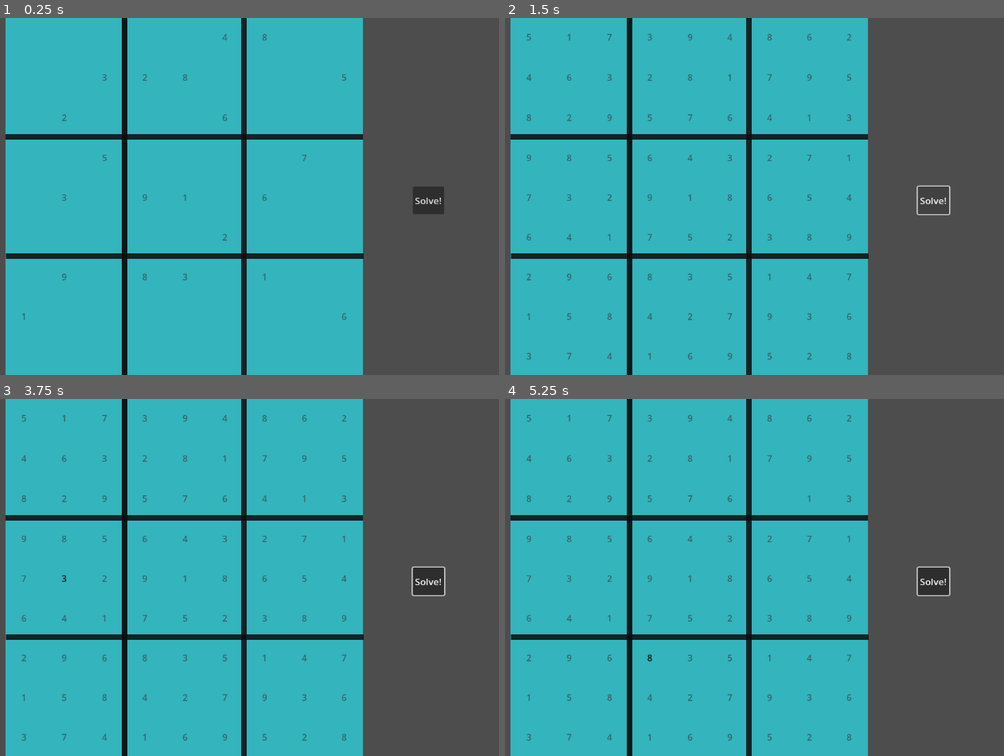
Above: before the commit, frames 1-4 (two rows, left to right).
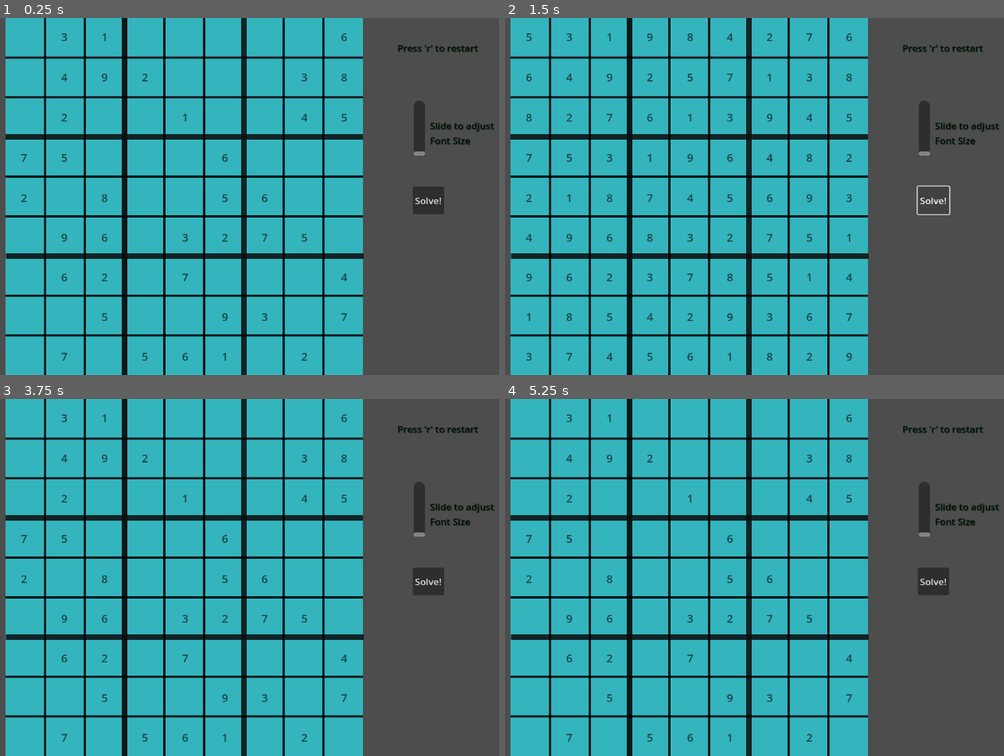
Above: after the commit, the same moments.

Repository: jackrattler/Sudoku-Solver
Game: Godot game, scene res://Scenes/main.tscn
Two runs of this game, one before a commit and one after it. Both use one fixed random seed, a clock stepped at 60 frames per second and the inputs below.
Inputs (mouse positions are in pixels of both pictures, inside the frame that each line leads up to):
- Up to frame 1 (0.25 s): no input
- Up to frame 2 (1.5 s): click "Solve!" at 0.5 s; click "Solve!" at 1.25 s
- Up to frame 3 (3.75 s): click "Solve!" at 2 s; tap Enter at 2.75 s; move the mouse to (324, 559) at 2.77 s; tap 0 (0) at 2.85, 3.6 s; tap R (restart, bound only after the commit) at 3.5 s; move the mouse to (54, 595) at 3.52 s
- Up to frame 4 (5.25 s): tap R (restart, bound only after the commit) at 4.25, 5 s; move the mouse to (754, 498) at 4.27 s; click (754, 498) at 4.35 s; tap 0 (0) at 4.55, 5.1 s; move the mouse to (659, 648) at 5.02 s

The runs differ from the first frame. In frame 1, 7.2% of the frame differs, in the area x 1-100%, y 0-100%; in frame 2, 7.8%; in frame 3, 7.7%; in frame 4, 7.6%.
Error before the commit: Invalid access of index '0' on a base object of type: 'Array'. (res://Scripts/grid_container.gd:54)
Error after the commit: Invalid access of index '0' on a base object of type: 'Array'. (res://Scripts/grid_container.gd:55)

Commit message:
added feeback if invalid digit is entered

Diff:
--- a/sudoku-solver/Scenes/main.tscn
+++ b/sudoku-solver/Scenes/main.tscn
@@ -1,8 +1,9 @@
-[gd_scene load_steps=4 format=3 uid="uid://c2aqo77qcl5wq"]
+[gd_scene load_steps=5 format=3 uid="uid://c2aqo77qcl5wq"]
 
 [ext_resource type="Script" uid="uid://ngbosgn4h3mk" path="res://Scripts/main.gd" id="1_8gbba"]
 [ext_resource type="Theme" uid="uid://bmhc6n4g43sju" path="res://Settings/main.tres" id="1_bo1nx"]
 [ext_resource type="Script" uid="uid://douwwevst3n5n" path="res://Scripts/grid_container.gd" id="2_8gbba"]
+[ext_resource type="Script" uid="uid://bfpgxhuegapkj" path="res://Scripts/scroller.gd" id="4_jjvhh"]
 
 [node name="Control" type="Control"]
 layout_mode = 3
@@ -64,4 +65,114 @@
 theme = ExtResource("1_bo1nx")
 text = "Solve!"
 
+[node name="Line2D2" type="Line2D" parent="."]
+modulate = Color(0.0475577, 0.0475576, 0.0475576, 1)
+position = Vector2(252, 72)
+points = PackedVector2Array(0, 0, 648, 0)
+width = 4.0
+default_color = Color(0.054902, 0.054902, 0.054902, 0.870588)
+
+[node name="Line2D4" type="Line2D" parent="."]
+modulate = Color(0.0475577, 0.0475576, 0.0475576, 1)
+position = Vector2(252, 144)
+points = PackedVector2Array(0, 0, 648, 0)
+width = 4.0
+default_color = Color(0.054902, 0.054902, 0.054902, 0.870588)
+
+[node name="Line2D13" type="Line2D" parent="."]
+modulate = Color(0.0475577, 0.0475576, 0.0475576, 1)
+position = Vector2(252, 504)
+points = PackedVector2Array(0, 0, 648, 0)
+width = 4.0
+default_color = Color(0.054902, 0.054902, 0.054902, 0.870588)
+
+[node name="Line2D12" type="Line2D" parent="."]
+modulate = Color(0.0475577, 0.0475576, 0.0475576, 1)
+position = Vector2(252, 360)
+points = PackedVector2Array(0, 0, 648, 0)
+width = 4.0
+default_color = Color(0.054902, 0.054902, 0.054902, 0.870588)
+
+[node name="Line2D7" type="Line2D" parent="."]
+modulate = Color(0.0475577, 0.0475576, 0.0475576, 1)
+position = Vector2(252, 288)
+points = PackedVector2Array(0, 0, 648, 0)
+width = 4.0
+default_color = Color(0.054902, 0.054902, 0.054902, 0.870588)
+
+[node name="Line2D6" type="Line2D" parent="."]
+modulate = Color(0.0475577, 0.0475576, 0.0475576, 1)
+position = Vector2(252, 576)
+points = PackedVector2Array(0, 0, 648, 0)
+width = 4.0
+default_color = Color(0.054902, 0.054902, 0.054902, 0.870588)
+
+[node name="Line2D8" type="Line2D" parent="."]
+modulate = Color(0.0475577, 0.0475576, 0.0475576, 1)
+position = Vector2(324, 0)
+points = PackedVector2Array(0, 0, 0, 648)
+width = 4.0
+default_color = Color(0.054902, 0.054902, 0.054902, 0.870588)
+
+[node name="Line2D9" type="Line2D" parent="."]
+modulate = Color(0.0475577, 0.0475576, 0.0475576, 1)
+position = Vector2(396, 0)
+points = PackedVector2Array(0, 0, 0, 648)
+width = 4.0
+default_color = Color(0.054902, 0.054902, 0.054902, 0.870588)
+
+[node name="Line2D10" type="Line2D" parent="."]
+modulate = Color(0.0475577, 0.0475576, 0.0475576, 1)
+position = Vector2(540, 0)
+points = PackedVector2Array(0, 0, 0, 648)
+width = 4.0
+default_color = Color(0.054902, 0.054902, 0.054902, 0.870588)
+
+[node name="Line2D11" type="Line2D" parent="."]
+modulate = Color(0.0475577, 0.0475576, 0.0475576, 1)
+position = Vector2(612, 0)
+points = PackedVector2Array(0, 0, 0, 648)
+width = 4.0
+default_color = Color(0.054902, 0.054902, 0.054902, 0.870588)
+
+[node name="Line2D5" type="Line2D" parent="."]
+modulate = Color(0.0475577, 0.0475576, 0.0475576, 1)
+position = Vector2(756, 0)
+points = PackedVector2Array(0, 0, 0, 648)
+width = 4.0
+default_color = Color(0.054902, 0.054902, 0.054902, 0.870588)
+
+[node name="Line2D3" type="Line2D" parent="."]
+modulate = Color(0.0475577, 0.0475576, 0.0475576, 1)
+position = Vector2(828, 0)
+points = PackedVector2Array(0, 0, 0, 648)
+width = 4.0
+default_color = Color(0.054902, 0.054902, 0.054902, 0.870588)
+
+[node name="VScrollBar" type="VScrollBar" parent="."]
+layout_mode = 0
+offset_left = 1012.0
+offset_top = 250.0
+offset_right = 1032.0
+offset_bottom = 350.0
+rotation = 3.14159
+script = ExtResource("4_jjvhh")
+
+[node name="Label" type="Label" parent="."]
+layout_mode = 0
+offset_left = 1021.0
+offset_top = 183.0
+offset_right = 1138.0
+offset_bottom = 234.0
+text = "Slide to adjust
+Font Size"
+
+[node name="Label2" type="Label" parent="."]
+offset_left = 962.0
+offset_top = 42.0
+offset_right = 1079.0
+offset_bottom = 93.0
+text = "Press 'r' to restart"
+
 [connection signal="pressed" from="Button" to="." method="_on_button_pressed"]
+[connection signal="value_changed" from="VScrollBar" to="VScrollBar" method="_on_value_changed"]
--- a/sudoku-solver/Scripts/grid_container.gd
+++ b/sudoku-solver/Scripts/grid_container.gd
@@ -4,17 +4,17 @@
 @onready var GRID_SIZE = 9
 @onready var th = load("res://Settings/main.tres") as Theme
 @onready var lbl = load("res://Scenes/label.tscn")
-@onready var tst_board =   [[0,0,0,0,0,4,8,0,0],      #board to solve
-						 	[0,0,3,2,8,0,0,0,5],
-							[0,2,0,0,0,6,0,0,0],
-							[0,0,5,0,0,0,0,7,0],
-							[0,3,0,9,1,0,6,0,0],
-							[0,0,0,0,0,2,0,0,0],
-							[0,9,0,8,3,0,1,0,0],
-							[1,0,0,0,0,0,0,0,6],
-							[0,0,0,0,0,0,0,0,0]]
+@onready var tst_board =   [[0,3,1,0,0,0,0,0,6],      #board on start
+						 	[0,4,9,2,0,0,0,3,8],
+							[0,2,0,0,1,0,0,4,5],
+							[7,5,0,0,0,6,0,0,0],
+							[2,0,8,0,0,5,6,0,0],
+							[0,9,6,0,3,2,7,5,0],
+							[0,6,2,0,7,0,0,0,4],
+							[0,0,5,0,0,9,3,0,7],
+							[0,7,0,5,6,1,0,2,0]]
 
-@onready var label_board = []				#set up blank board
+@onready var label_board = []
 @onready var board = []
 @onready var coor = []
 @onready var main = $"../.."
@@ -51,9 +51,13 @@
 		if Input.is_action_just_pressed(str(i)):
 			if i in range(1, 10) && i in main.find_valid(board, coor):
 				update_boards(str(i), [coor[0],coor[1]])
-			if i == 0: update_boards(str(i), [coor[0],coor[1]])
+			elif i == 0:
+				update_boards(str(i), [coor[0],coor[1]])
+			else:
+				$"../../Label2".text = "invalid number!"
 
-
+	if Input.is_action_just_pressed("restart"):
+		get_tree().reload_current_scene()
 
 
 
@@ -65,9 +69,9 @@
 
 func on_click(cell):		#connects to signal that triggers when cell is clicked
 	coor = find_cell(cell)  #find which cell produced the signal
-	print ("clicked the cell " + str(int(coor[0])) + str(int(coor[1])))
 
 func update_boards(action, pos):
+	reset_label2()
 	if action != "0":
 		board[pos[0]][pos[1]] = int(action)
 		label_board[pos[0]][pos[1]].text = str(board[pos[0]][pos[1]])
@@ -75,3 +79,5 @@
 	else:
 		board[pos[0]][pos[1]] = 0
 		label_board[pos[0]][pos[1]].text = ''
+func reset_label2():
+	$"../../Label2".text = "Press 'r' to restart"
--- a/sudoku-solver/Scripts/main.gd
+++ b/sudoku-solver/Scripts/main.gd
@@ -7,12 +7,13 @@
 @onready var valids_board = []
 
 func _ready() -> void:
+	####initialise board####
 	for y in grid.GRID_SIZE:
 		var row = []
 		for x in grid.GRID_SIZE:
 			row.append(0)
 		board.append(row)
-
+	######valids board#####
 	for y in grid.GRID_SIZE:
 		var row = []
 		for x in grid.GRID_SIZE:
@@ -22,19 +23,24 @@
 
 
 func _on_button_pressed() -> void:
+	####when 'Solve' button is pressed
 	board = grid.board.duplicate()
 	solve()
 
 
 func solve():
-	if simple_solve():
-		update_board()
-	#if find_uniques():			#need to fix function-
-		#update_board()			#== operator sucks?
-	if brute():
-		update_board()
-	else:
-		print("not happenin")
+	while true:
+		if simple_solve():
+			break
+		if find_uniques():			#need to fix function-
+			break
+		if brute():
+			break
+		else:
+			print("not happenin")
+			break
+	update_board()
+
 
 
 
@@ -59,7 +65,7 @@
 			if len(valids) == 1:                            #if only 1 valid number
 				board[i[0]][i[1]] = valids[0]           #insert that number to the board
 				valids_board[i[0]][i[1]] = 0                #remove any digits from the corresponding valids_board cell
-				continue
+				simple_solve()
 
 			if len(valids) > 1 and i == empty_cells[-1]:      #if we exhaust the empties and still can't solve
 				return false                                #get outta here
@@ -91,50 +97,59 @@
 
 	for i in range(9):
 		for j in range(9):
-			if not valids_board[i][j] == 0:                      #loop through valids_board searching for unsolved cells
+			if valids_board[i][j]:                      #loop through valids_board searching for unsolved cells
 				var pos = [i,j]
-				var exclusive = valids_board[pos[0]][pos[1]]
-				for x in range(9):
+				var exclusive = valids_board[pos[0]][pos[1]].duplicate(true)
+
+				for a in valids_board[pos[0]][pos[1]]:
+					for x in range(9):
+						if is_instance_of(valids_board[pos[0]][x], TYPE_ARRAY) and a in valids_board[pos[0]][x] and not [pos[0], x] == pos:
+							exclusive.erase(a)
+						if is_instance_of(valids_board[x][pos[1]], TYPE_ARRAY) and a in valids_board[x][pos[1]] and not [x, pos[1]] == pos:
+							exclusive.erase(a)
+
+					for x in range (int(i/3), int(i/3) * 3 + 3):            #3x3 grid check
+						for y in range(int(j/3), int(j/3)* 3 + 3 ):
+							if is_instance_of(valids_board[x][y], TYPE_ARRAY) and a in valids_board[x][y] and not [x,y] == (pos):
+								exclusive.erase(a)
+
+				'''for x in range(9):
 					if valids_board[i][x] and not [i,x] == (pos):        #if not the current cell and not a solved cell
-						exclusive = exclusive - valids_board[i][x]   #subtract the valids from our current cells valids
+						exclusive = exclusive.append(valids_board[i][x])   #add all valids to exclusive array
 				for y in range(9):
 					if valids_board[y][j] and not [y,j] == (pos):
-						exclusive = exclusive - valids_board[y][j]
+						exclusive = exclusive.append(valids_board[y][j])
 
 				for x in range (int(i/3), int(i/3) * 3 + 3):            #3x3 grid check
 					for y in range(int(j/3), int(j/3)* 3 + 3 ):
 						if valids_board[x][y] and not [x,y] == (pos):
-							exclusive = exclusive - valids_board[x][y]
+							exclusive = exclusive - valids_board[x][y]'''
 
 				#if a digit is only valid for this cell within its row, column or 3x3 grid
 				#pop it in the board and remove the valids
 				if len(exclusive) == 1:
 					board[pos[0]][pos[1]] = exclusive[0]
 					valids_board[pos[0]][pos[1]] = 0
-					return find_uniques()               #if a cells solution has been found start again until no cell solutions are found
+					find_uniques()               #if a cells solution has been found start again until no cell solutions are found
 
 func find_valid(board, pos):         #find all valid digits at pos
 	var valids := Array(range(1,10))
 
 	for i in range(9):
-		for j in range (9):
-				#check within the cells row ignoring current pos and remove invalid
-			if board[i][pos[1]] in valids and not (pos == [i,pos[1]]):
-				var p = valids.find(board[i][pos[1]])
-				valids.remove_at(p)
-				#check against column
-			if board[pos[0]][j] in valids and not (pos == [pos[0],j]):
-				var p = valids.find(board[pos[0]][j])
-				valids.remove_at(p)
+			#check within the cells row ignoring current pos and remove invalid
+		if board[i][pos[1]] in valids and not (pos == [i,pos[1]]):
+			valids.erase(board[i][pos[1]])
+			#check against column
+		if board[pos[0]][i] in valids and not (pos == [pos[0],i]):
+			valids.erase(board[pos[0]][i])
 
 				#check against 3x3 cell
 	for i in range(int(pos[0]/3)*3, int(pos[0]/3)*3 +3):
 		for j in range (int(pos[1]/3)*3, int(pos[1]/3)*3+3):
 			if board[i][j] in valids and not [pos[0], pos[1]] == [i, j]:
-				var p = valids.find(board[i][j])
-				valids.remove_at(p)
+				valids.erase(board[i][j])
 
-	return valids
+	return Array(valids)
 
 func update_board():
 	for y in 9:
--- /dev/null
+++ b/sudoku-solver/Scripts/scroller.gd
@@ -0,0 +1,12 @@
+extends VScrollBar
+
+
+@onready var nms = load("res://Settings/label_no_mouse.tres")
+@onready var ms = load("res://Settings/label_mouse.tres")
+
+
+
+func _on_value_changed(value: float) -> void:
+	var val = 1 + (value / 100)
+	nms.font_size = 20 * val
+	ms.font_size = 24 * val
--- a/sudoku-solver/Settings/label_mouse.tres
+++ b/sudoku-solver/Settings/label_mouse.tres
@@ -1,4 +1,5 @@
 [gd_resource type="LabelSettings" format=3 uid="uid://dnayhwgptq8a7"]
 
 [resource]
-font_color = Color(0.0392157, 0.054902, 0.027451, 1)
+font_size = 26
+font_color = Color(0.588235, 0.321569, 0.2, 0.905882)
--- a/sudoku-solver/Settings/label_no_mouse.tres
+++ b/sudoku-solver/Settings/label_no_mouse.tres
@@ -1,4 +1,5 @@
 [gd_resource type="LabelSettings" format=3 uid="uid://c5cqoq8mkxbo"]
 
 [resource]
-font_color = Color(0.211765, 0.254902, 0.254902, 0.678431)
+font_size = 20
+font_color = Color(0.0437161, 0.0601717, 0.0601752, 0.678431)
--- a/sudoku-solver/Settings/main.tres
+++ b/sudoku-solver/Settings/main.tres
@@ -7,4 +7,4 @@
 default_font = SubResource("SystemFont_ig7tw")
 default_font_size = 17
 Label/colors/font_color = Color(0, 0.0431373, 0.027451, 1)
-Label/colors/font_shadow_color = Color(0.054902, 0.741176, 0, 0.513726)
+Label/colors/font_shadow_color = Color(0, 0.12549, 0, 0.392157)
--- a/sudoku-solver/project.godot
+++ b/sudoku-solver/project.godot
@@ -14,6 +14,10 @@
 run/main_scene="res://Scenes/main.tscn"
 config/features=PackedStringArray("4.4", "GL Compatibility")
 config/icon="res://icon.svg"
+
+[display]
+
+window/size/always_on_top=true
 
 [dotnet]
 
@@ -80,6 +84,11 @@
 "events": [Object(InputEventKey,"resource_local_to_scene":false,"resource_name":"","device":-1,"window_id":0,"alt_press …(191 unchanged characters)…
 ]
 }
+restart={
+"deadzone": 0.2,
+"events": [Object(InputEventKey,"resource_local_to_scene":false,"resource_name":"","device":-1,"window_id":0,"alt_pressed":false,"shift_pressed":false,"ctrl_pressed":false,"meta_pressed":false,"pressed":false,"keycode":0,"physical_keycode":82,"key_label":0,"unicode":114,"location":0,"echo":false,"script":null)
+]
+}
 
 [rendering]
 
Not shown, added: sudoku-solver/Scripts/scroller.gd.uid
Not shown, changed: sudoku-solver/export_presets.cfg
